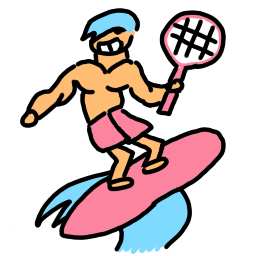
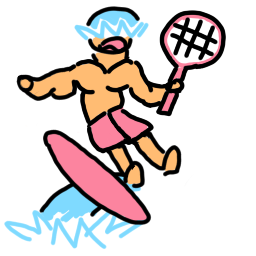
Layered file, before and after one edit (w=256, h=256). Changes by layer:
painted on "Layer 3" over (1, 6, 226, 254)
painted on "Layer 5" over (16, 6, 226, 192)
painted on "Layer 2" over (1, 6, 226, 254)
painted on "Layer 6" over (1, 128, 226, 254)
painted on "Layer 4" over (1, 128, 226, 254)
painted on "Layer 7" over (1, 128, 226, 254)
